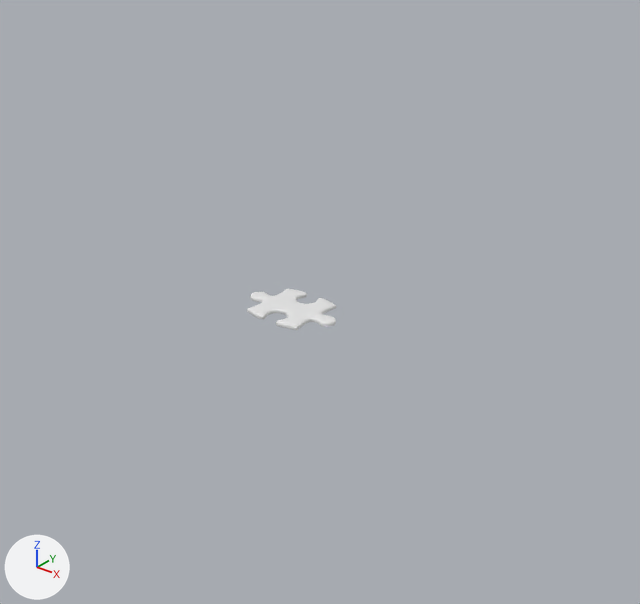
The Blender file sketch/addon.blend, before and after one commit.
Before and after are seen from a 50 mm lens placed at (8.33, -9.51, 8.04), pointed at (0.3, 0.52, 1.82). The axes (+X, +Y, +Z) are drawn at lower left. The lights are the same throughout.
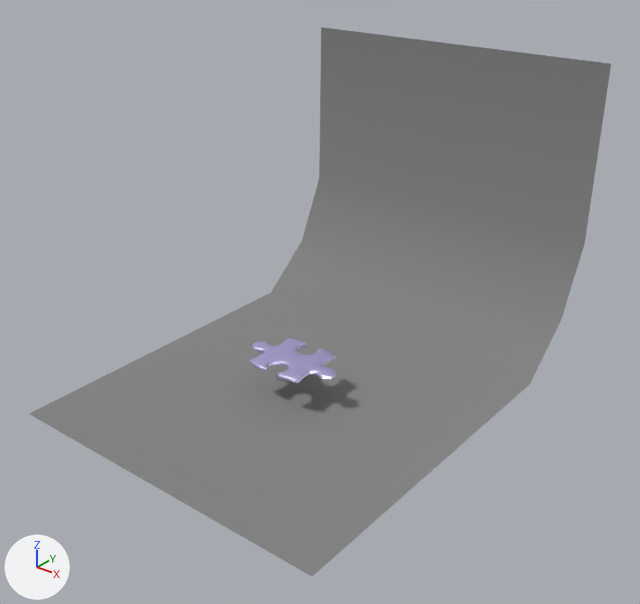
Commit message: / ‘sketch/addon.blend’

The change, as JSON lines over the scene's bpy script:
```json
{"op": "add", "block": "mat_puzzle", "code": ["mat_puzzle = bpy.data.materials.new('puzzle')", "# nodes: BsdfAnisotropic, BsdfDiffuse, MixShader, OutputMaterial", "# colours: blue #a99fe7"]}
{"block": "me_plane_002", "where": "me_plane_002.from_pydata(...)  # 112 vertices, 102 faces; spans x -5.4..0.0, y -3.52..0.0, z 2.91..3.5"}
{"op": "add", "block": "me_plane_002", "code": "me_plane_002.materials.append(mat_puzzle)"}
{"op": "set", "path": "ob_plane_001.location", "old": "(0.0, 0.18, 1.23)", "new": "(0.0, 0.18, 0.29)"}
{"op": "remove", "block": "ob_plane_005", "code": "ob_plane_005.hide_set(True)  # its collection is switched off"}
```

Boxes (x1, y1, x2, y2) around the edits, measured in the pictures (640 x 604 px):
```json
{"object": "Plane.005", "change": "shown", "after": [29, 27, 611, 576]}
{"object": "Plane.001", "change": "recoloured, moved", "before": [247, 289, 336, 330], "after": [249, 338, 336, 383]}
```
